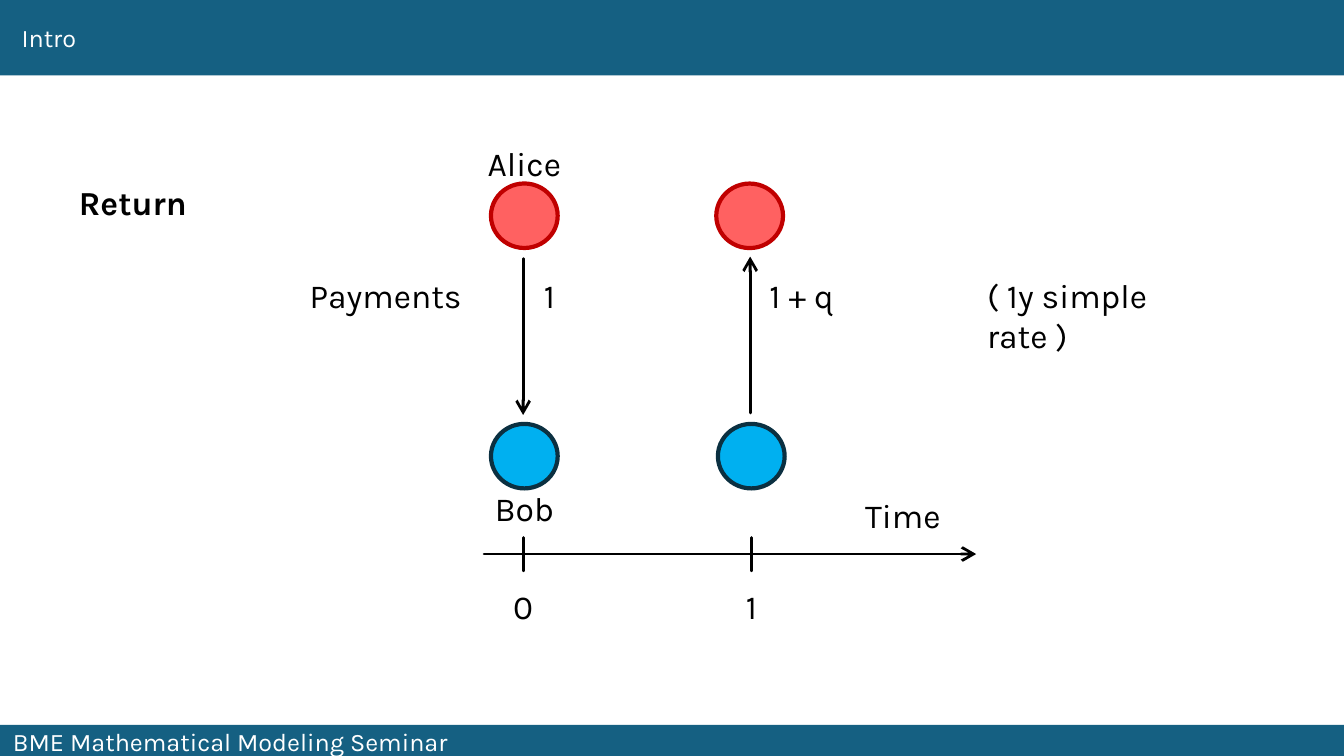
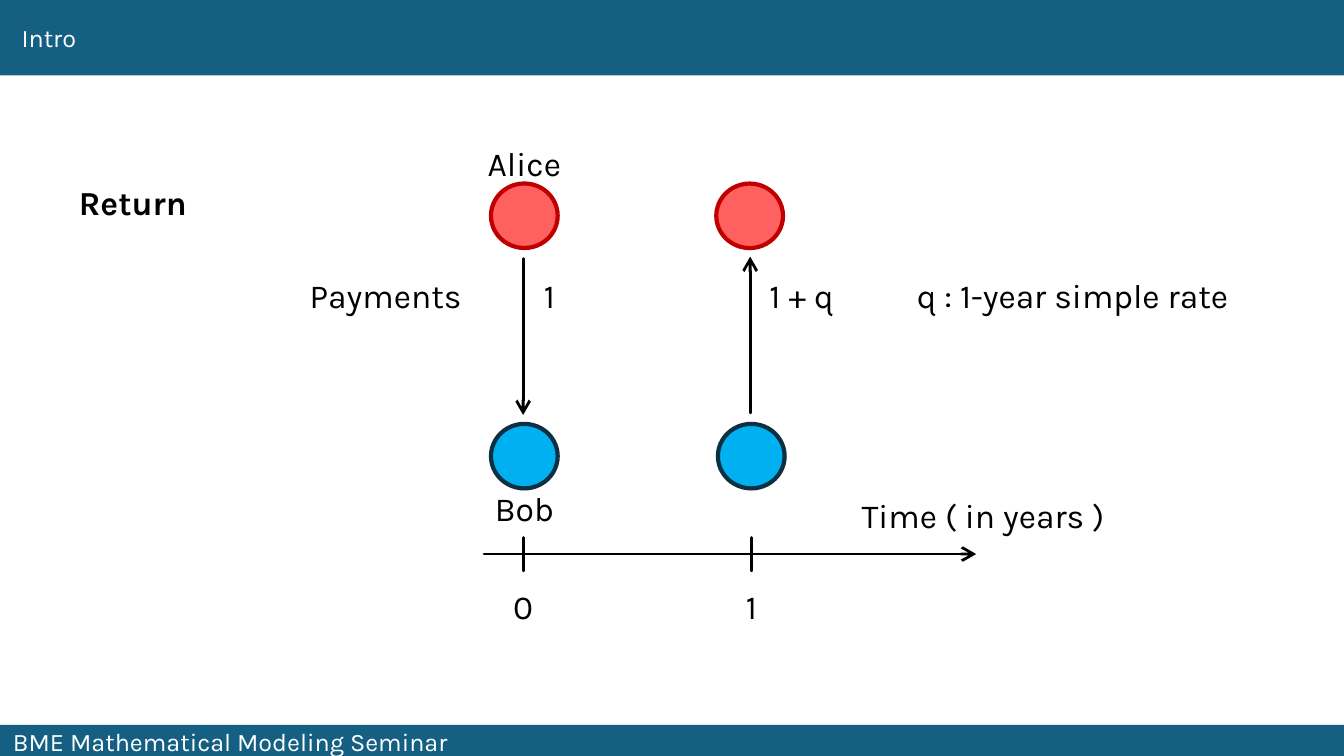
Before and after one commit to fij/btup, a slide deck: slide 6 of MMS_2024_09_10/Farkas_2024_09_10.pptx. Drawn at 1344x756 pixels with LibreOffice and Linux fonts; fonts in the diff are those of the drawing. Boxes give left, top, right and bottom in pixels: in the first picture for what was removed or moved away, otherwise in the second. Text is boxed around its words. In the diff, an @@ line names an element or a change of style, - is before the commit and + after.

```diff
--- a/MMS_2024_09_10/Farkas_2024_09_10.pptx
+++ b/MMS_2024_09_10/Farkas_2024_09_10.pptx
@@ text at (x1=917, y1=285, x2=1229, y2=317): text changed @@
-( 1y simple rate )
+q : 1-year simple rate
@@ text at (x1=862, y1=505, x2=1084, y2=536): text changed @@
-Time
+Time ( in years )
```
Also in this commit, not shown: 6 other slides changed, 3 slides added.
